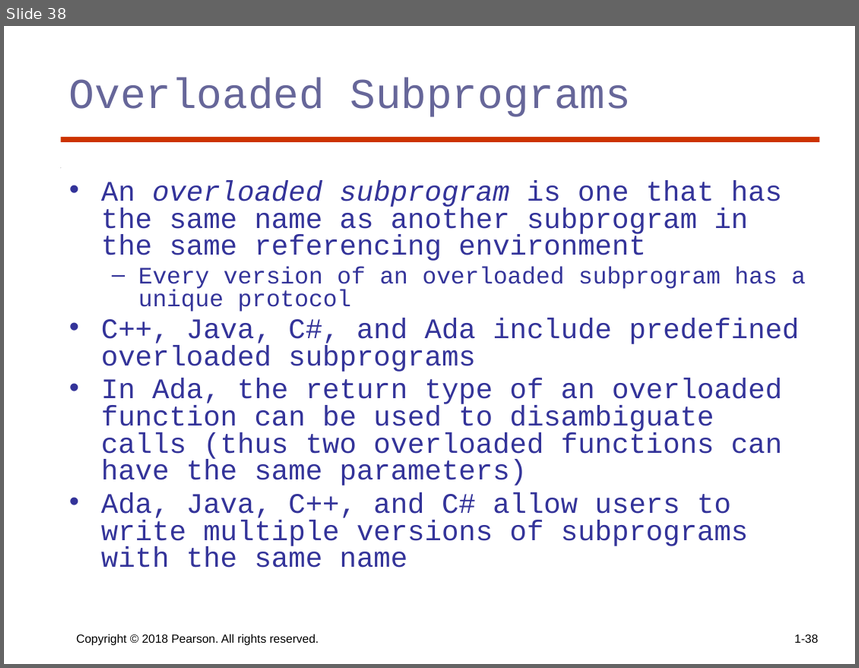
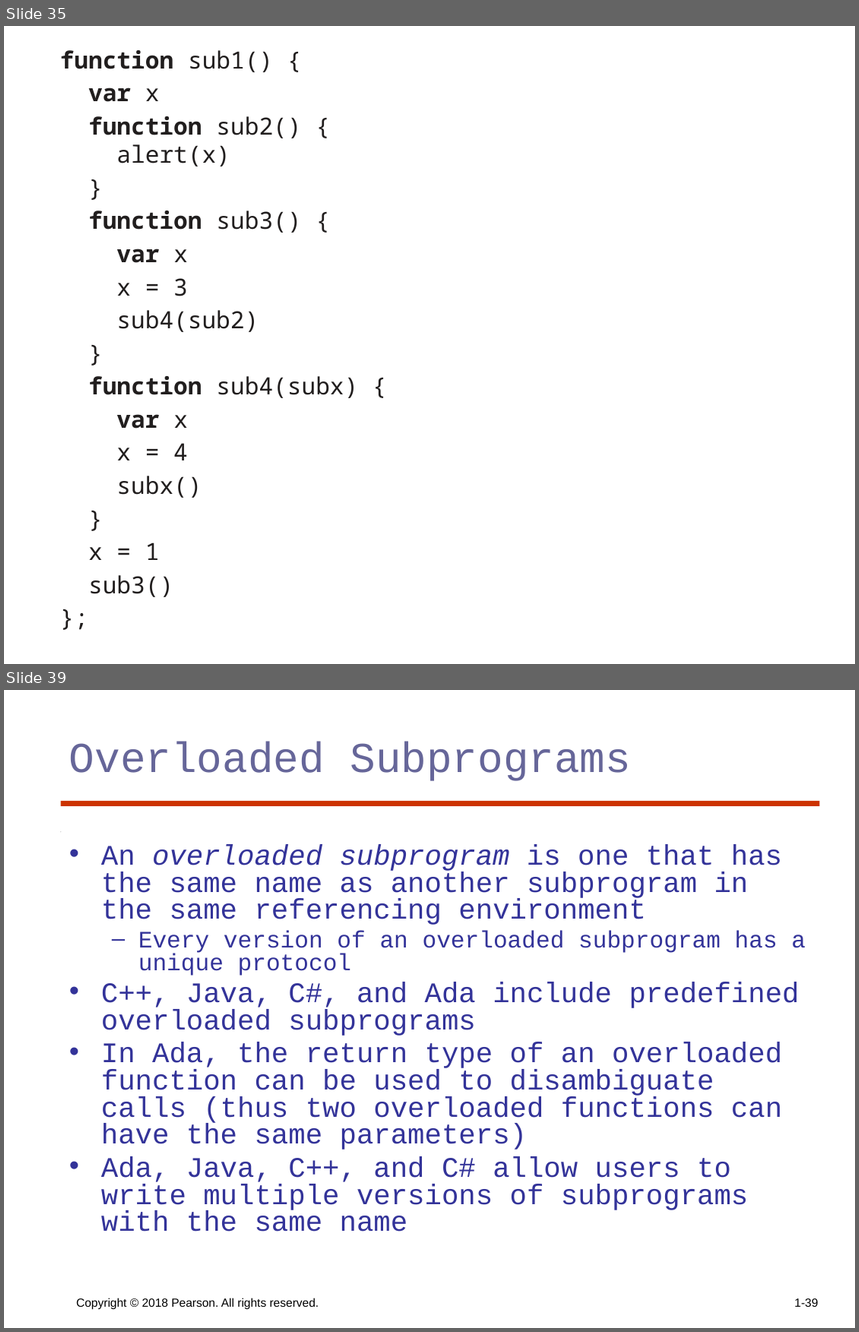
Before and after one commit to KurmasGVSU/KurmasGVSU.github.io, a slide deck: Teaching/Courses/W23/CIS343/LectureNotes/cis343_ch9.pptx. Shown one above the other, each under a label of ours: slide 38 before the commit, slides 35 and 39 after it; the slides between them are not shown. The pictures are 859x668 and 859x1332 pixels, drawn with LibreOffice and Linux fonts; fonts in the diff are those of the drawing. Boxes give left, top, right and bottom in pixels: in the first picture for what was removed or moved away, otherwise in the second. Text is boxed around its words. In the diff, an @@ line names an element or a change of style, - is before the commit and + after.

```diff
--- a/Teaching/Courses/W23/CIS343/LectureNotes/cis343_ch9.pptx
+++ b/Teaching/Courses/W23/CIS343/LectureNotes/cis343_ch9.pptx
@@ slide 35 added at (4,26,855,664), background #FFFFFF @@
@@ text added at (60,50,358,598), 20 pt, text #211E1E @@
+function sub1() {
+var x
+function sub2() {
+alert(x)
+}
+function sub3() {
+var x
+x = 3
+sub4(sub2)
+}
+function sub4(subx) {
+var x
+x = 4
+subx()
+}
+x = 1
+sub3()
+};
@@ what was slide 38 is now slide 39 @@
```
Also in this commit, not shown: 26 slides changed, 4 other slides added, 4 other files.
